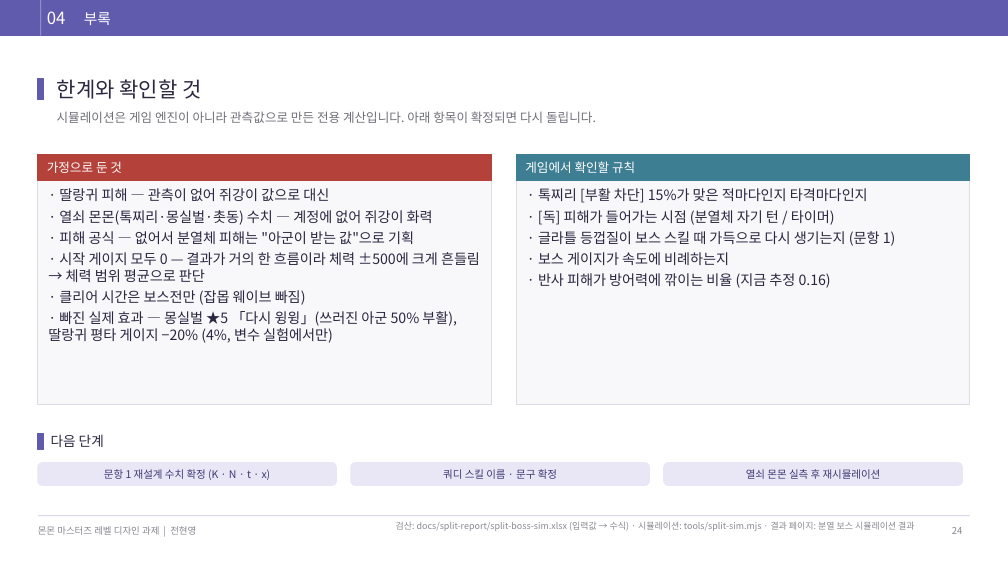
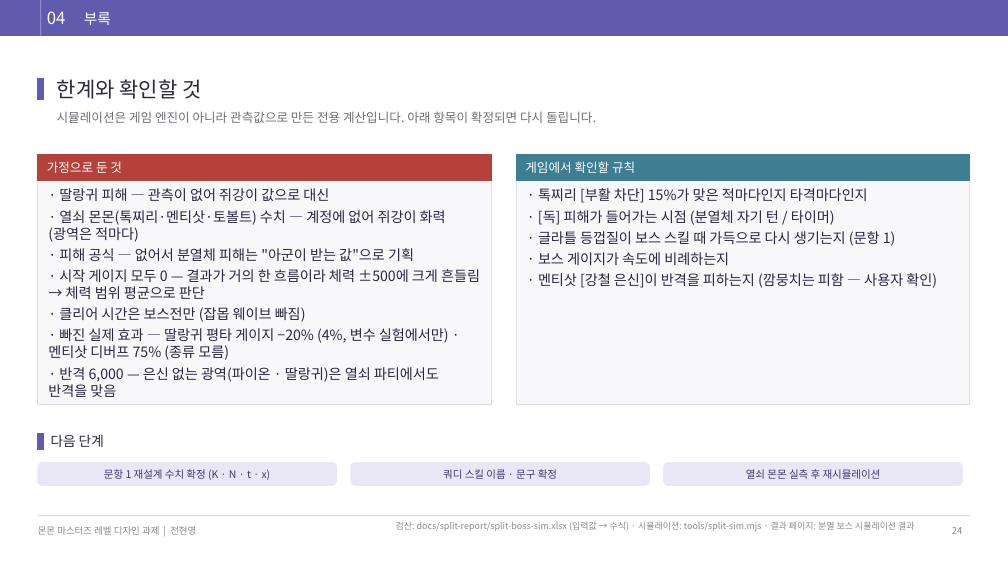
Before and after one commit to junhy96/MonMonCombat, a slide deck: slide 24 of docs/deck/monmon-assignment-draft.pptx. Drawn at 1008x567 pixels with LibreOffice and Linux fonts; fonts in the diff are those of the drawing. Boxes give left, top, right and bottom in pixels: in the first picture for what was removed or moved away, otherwise in the second. Text is boxed around its words. In the diff, an @@ line names an element or a change of style, - is before the commit and + after.

```diff
--- a/docs/deck/monmon-assignment-draft.pptx
+++ b/docs/deck/monmon-assignment-draft.pptx
@@ text at <box>48,210,446,242</box>: text changed @@
-· 열쇠 몬몬(톡찌리·몽실벌·촛동) 수치 — 계정에 없어 쥐강이 화력
+· 열쇠 몬몬(톡찌리·멘티삿·토볼트) 수치 — 계정에 없어 쥐강이 화력 (광역은 적마다)
@@ text at <box>538,273,937,288</box>: text changed @@
-· 반사 피해가 방어력에 깎이는 비율 (지금 추정 0.16)
+· 멘티삿 [강철 은신]이 반격을 피하는지 (깜뭉치는 피함 — 사용자 확인)
@@ text at <box>48,328,449,397</box>: text changed @@
-· 빠진 실제 효과 — 몽실벌 ★5 「다시 윙윙」(쓰러진 아군 50% 부활), 딸랑귀 평타 게이지 −20% (4%, 변수 실험에서만)
+· 빠진 실제 효과 — 딸랑귀 평타 게이지 −20% (4%, 변수 실험에서만) · 멘티삿 디버프 75% (종류 모름)
+· 반격 6,000 — 은신 없는 광역(파이온 · 딸랑귀)은 열쇠 파티에서도 반격을 맞음
```
Also in this commit, not shown: 17 other slides changed, 32 other files.
